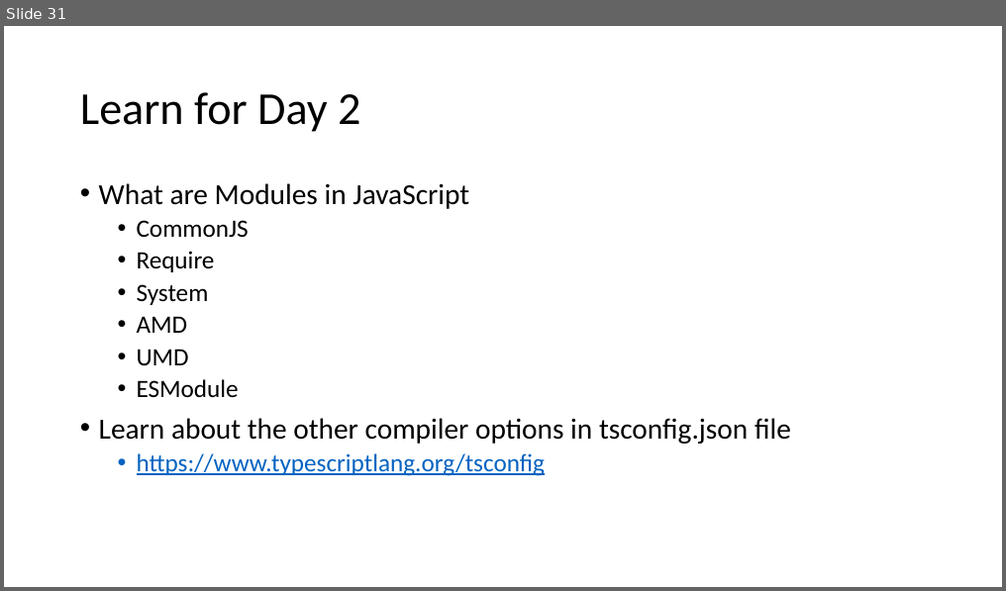
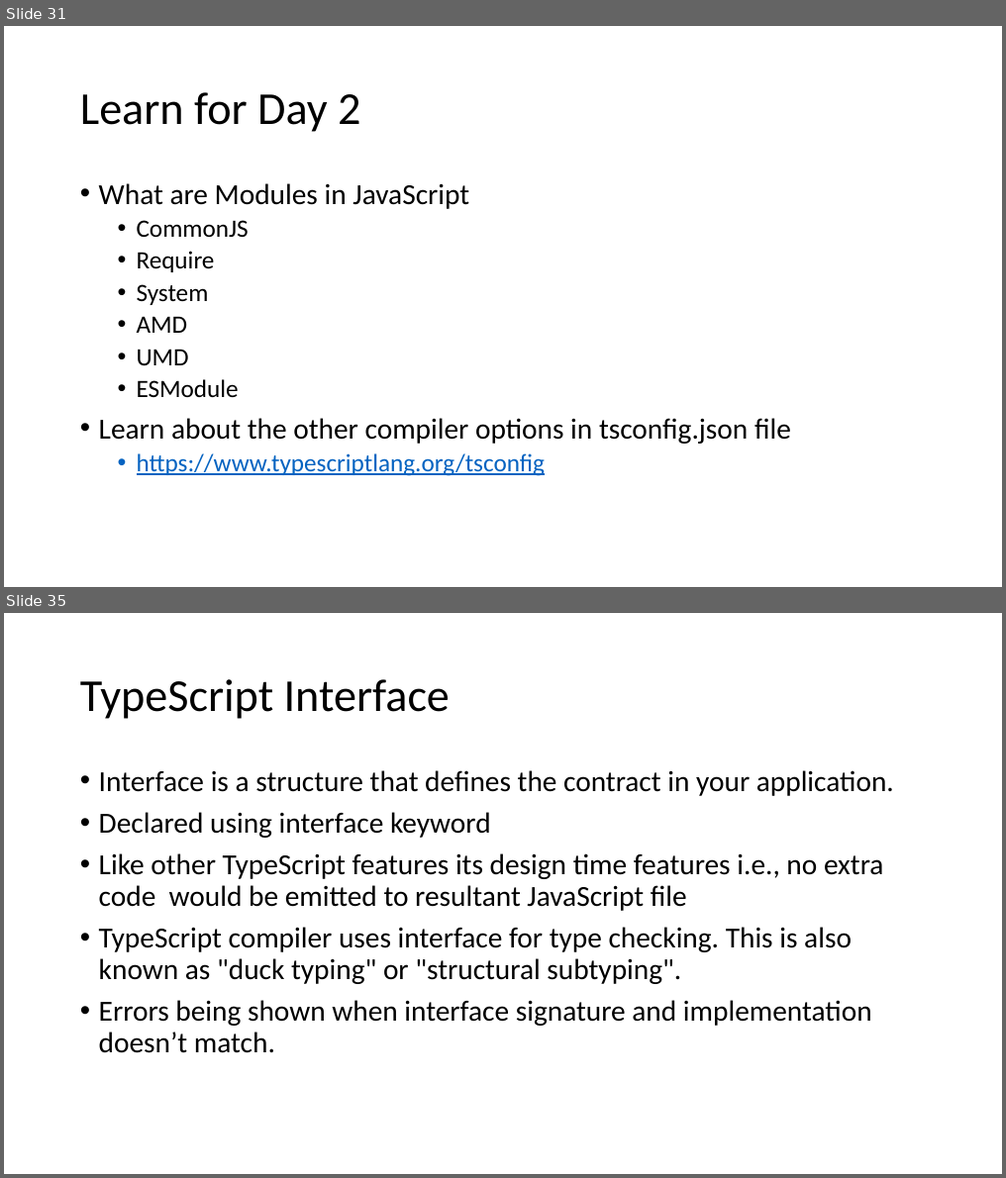
Before and after one commit to manishvbn/TypeScript_Jun22, a slide deck: Notes/TypeScript.pptx. Shown one above the other, each under a label of ours: slide 31 before the commit, slides 31 and 35 after it; the slides between them are not shown. The pictures are 1006x591 and 1006x1178 pixels, drawn with LibreOffice and Linux fonts; fonts in the diff are those of the drawing. Boxes give left, top, right and bottom in pixels: in the first picture for what was removed or moved away, otherwise in the second. Text is boxed around its words. In the diff, an @@ line names an element or a change of style, - is before the commit and + after.

```diff
--- a/Notes/TypeScript.pptx
+++ b/Notes/TypeScript.pptx
@@ slide 35 added at <box>4,613,1002,1174</box>, background #FFFFFF @@
@@ title added at <box>80,679,450,719</box>, 44 pt, text #000000 @@
+TypeScript Interface
@@ text added at <box>99,770,894,1054</box>, 28 pt, text #000000 @@
+• Interface is a structure that defines the contract in your application.
+• Declared using interface keyword
+• Like other TypeScript features its design time features i.e., no extra code would be emitted to resultant JavaScript file
+• TypeScript compiler uses interface for type checking. This is also known as "duck typing" or "structural subtyping".
+• Errors being shown when interface signature and implementation doesn’t match.
```
Also in this commit, not shown: 22 other slides added.
